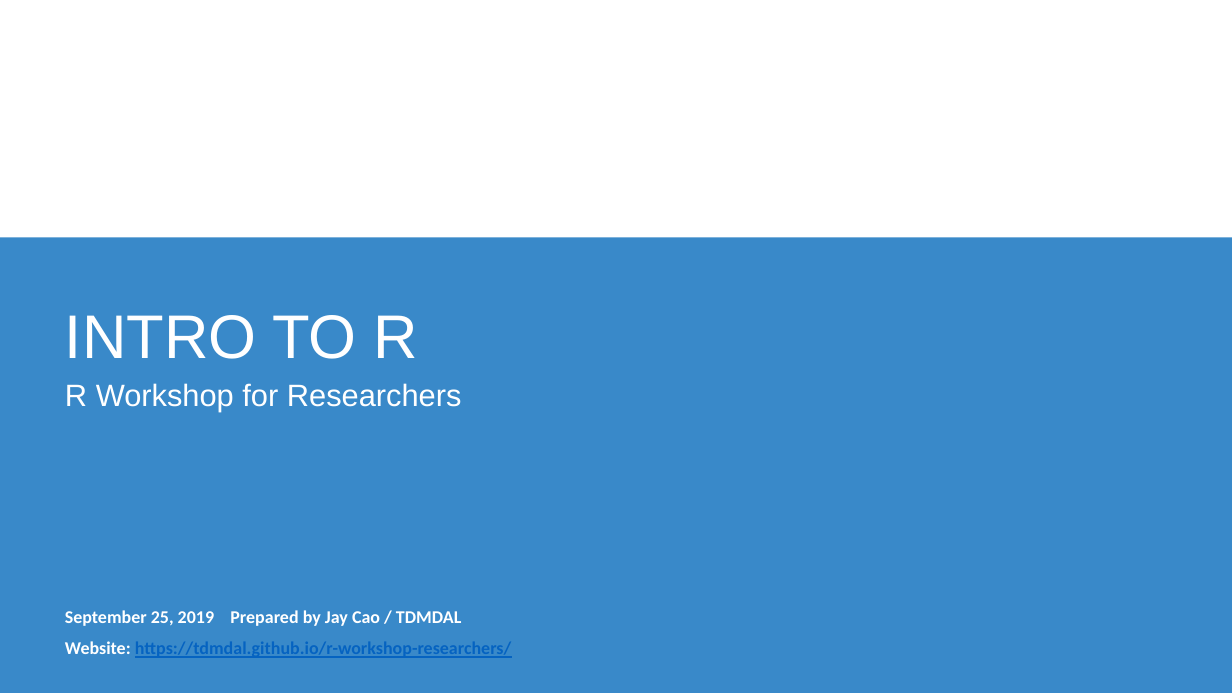
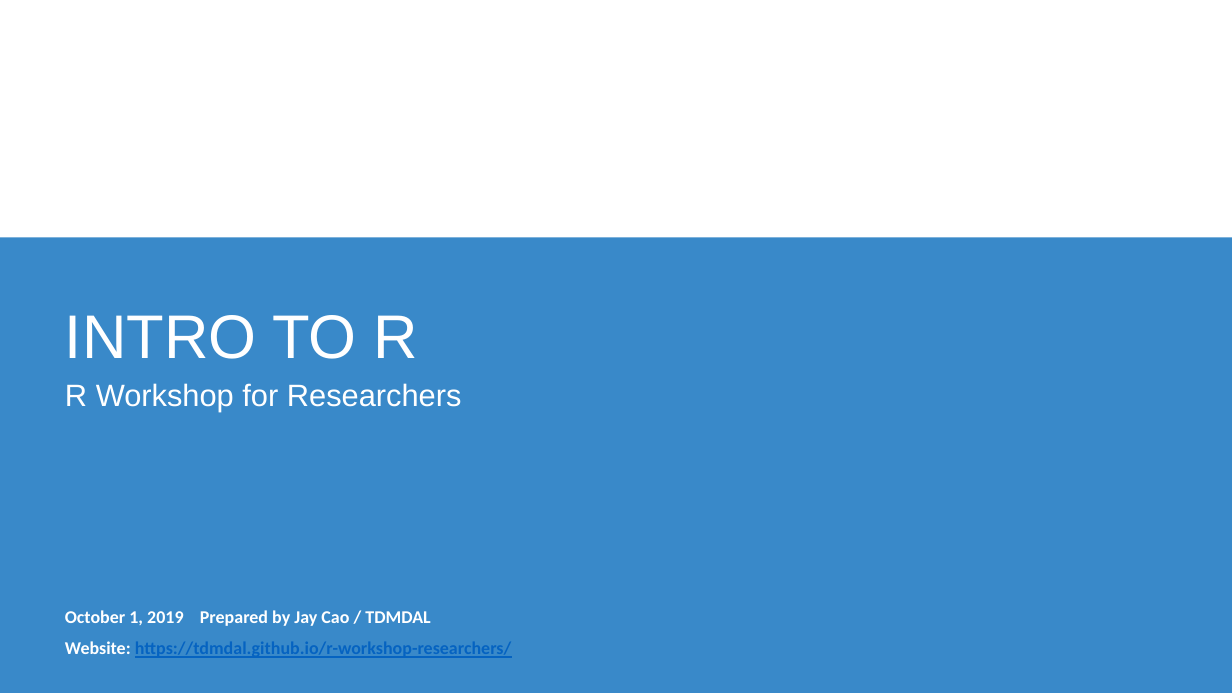
Before and after one commit to tdmdal/r-workshop-researchers, a slide deck: slide 1 of r_intro_researchers.pptx. Drawn at 1232x693 pixels with LibreOffice and Linux fonts; fonts in the diff are those of the drawing; background and template pictures are left out. Boxes give left, top, right and bottom in pixels: in the first picture for what was removed or moved away, otherwise in the second. Text is boxed around its words. In the diff, an @@ line names an element or a change of style, - is before the commit and + after.

```diff
--- a/r_intro_researchers.pptx
+++ b/r_intro_researchers.pptx
@@ text at bbox=[65, 610, 430, 626]: text changed @@
-September 25, 2019 Prepared by Jay Cao / TDMDAL
+October 1, 2019 Prepared by Jay Cao / TDMDAL
```
Also in this commit, not shown: 1 other slide changed, 2 other files.
